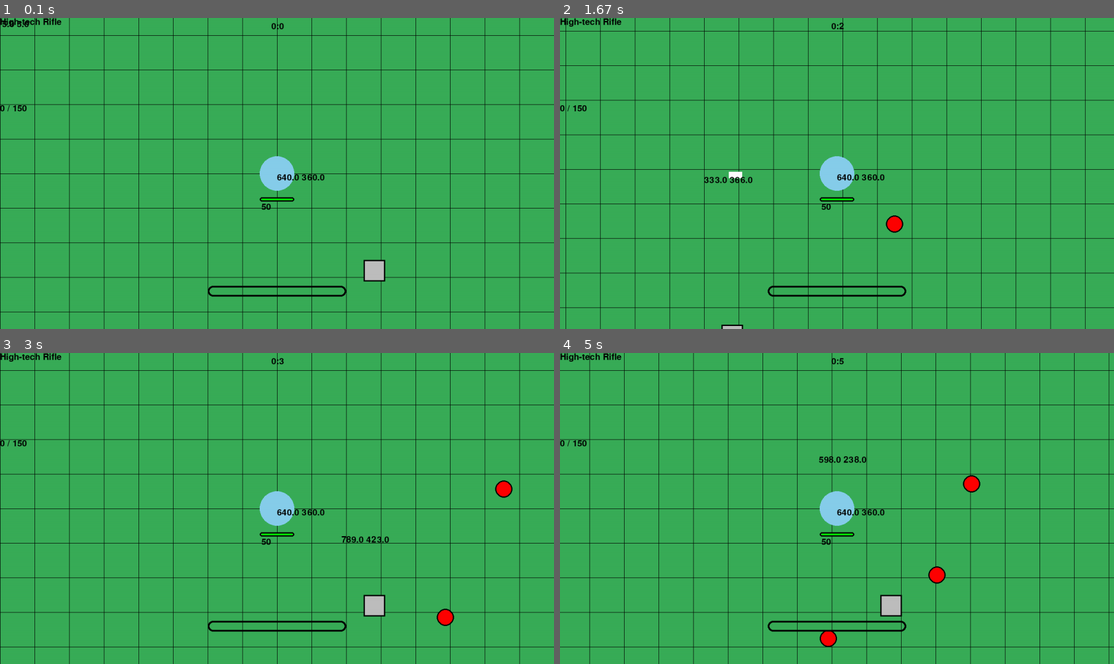
Above: before the commit, frames 1-4 (two rows, left to right).
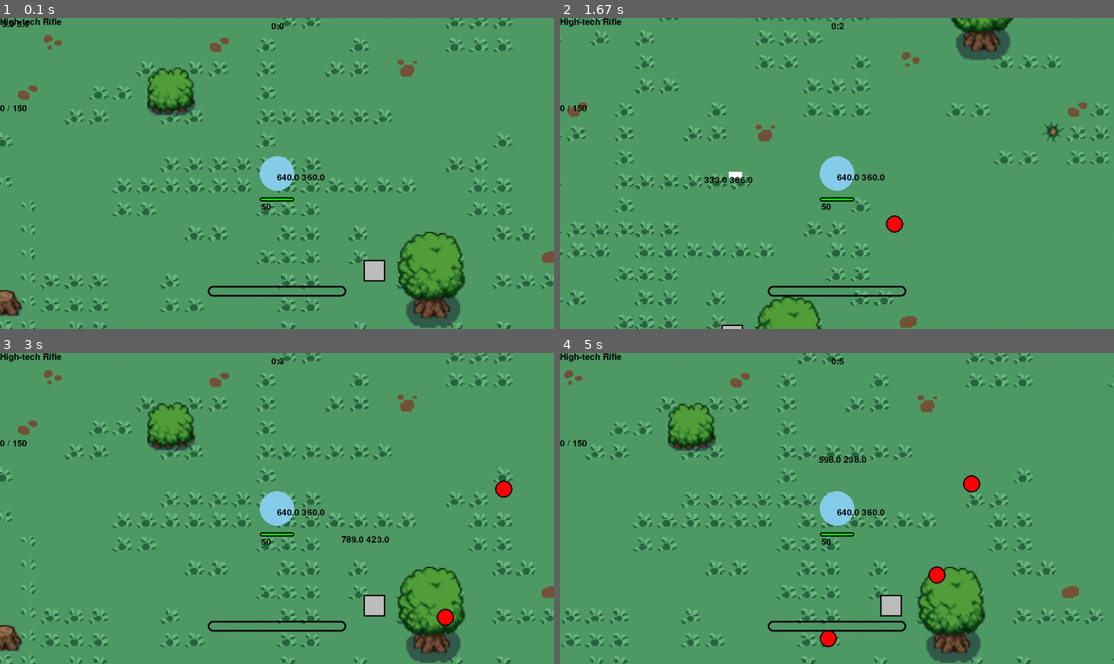
Above: after the commit, the same moments.

Repository: bOti234/roguelike-game-with-pygame-library
Game: pygame game, started from src/models/game.py
Same seed, same stepped clock (60 frames per second), same inputs: the game is played once before the commit and once after it.
Inputs (mouse positions are in pixels of both pictures, inside the frame that each line leads up to):
- Up to frame 1 (0.1 s): no input
- Up to frame 2 (1.67 s): hold D 0.33-0.8 s; move the mouse to (814, 185) at 0.37 s; hold W 0.83-1.13 s; move the mouse to (1014, 164) at 0.87 s; hold D 1.17-1.63 s; move the mouse to (704, 176) at 1.2 s
- Up to frame 3 (3 s): hold A 1.67-2.2 s; move the mouse to (105, 461) at 1.7 s; hold S 2.23-2.53 s; move the mouse to (360, 399) at 2.27 s; hold A 2.57-2.97 s; move the mouse to (343, 536) at 2.6 s
- Up to frame 4 (5 s): hold W 3-3.37 s; move the mouse to (848, 402) at 3.03 s; hold D 3.4-4.03 s; move the mouse to (637, 499) at 3.43 s; hold S 4.07-4.43 s; move the mouse to (842, 539) at 4.1 s; hold A 4.47-4.93 s; move the mouse to (820, 455) at 4.5 s; hold D from 4.97 s (still down)

The runs differ from the first frame. In frame 1, 19% of the frame differs, in the area x 0-100%, y 0-100%; in frame 2, 17%; in frame 3, 19%; in frame 4, 18%.

Commit message:
Update v1.2.0 -Changed map range to infinite. Removed borders and movement restrictions. -Added proper background that has clean cut edges. This way it seems like the background is infinite, because they are repeated next to each other. -Made the background follow the player, so wherever they go there's a background behind them. I also don't have to load a thousand images every time.

Diff:
--- a/src/models/game.py
+++ b/src/models/game.py
@@ -1,4 +1,5 @@
 import pygame
+import os
 import math
 import time
 import random
@@ -346,7 +347,9 @@
 	def gameRun(self, user: User):
 		pygame.init()
 		self.screen = pygame.display.set_mode((self.settings.screen_width, self.settings.screen_height), pygame.HWSURFACE)
+		pygame.display.set_caption("Epic roguelike game")
 		self.traspscreen = pygame.Surface((self.settings.screen_width, self.settings.screen_height), pygame.SRCALPHA)
+		self.getBackgroundImage()
 
 		clock = pygame.time.Clock()
 		running = True
@@ -434,38 +437,25 @@
 		pygame.draw.rect(self.screen, "yellow", exp_rect, 0, 20)
 		pygame.draw.rect(self.screen, "black", exp_rect_border, 4, 20)
 
+	def getBackgroundImage(self):
+		dirname = os.path.dirname(__file__)
+		filename_background = os.path.join(dirname, '../../media/images/background/')
+		image = pygame.image.load(filename_background + "/background_image.png").convert_alpha()
+		self.backgroundimage = pygame.transform.scale(image, (int(image.get_rect().width * 3), int(image.get_rect().height * 3)))
+
 	def drawBackground(self):
 		# fill the self.screen with a color to wipe away anything from last frame
 		self.screen.fill("#124a21")
 		self.traspscreen.fill((18, 74, 33, 0))
-		# Fill the smaller background surface within the self.screen boundaries
-		background_rect = pygame.Rect(
-			self.background.x - self.settings.screen_width,
-			self.background.y - self.settings.screen_height,
-			self.settings.game_size**2 * 2,
-			self.settings.game_size**2 * 2
-			)
-		# Fill the smaller background surface
-		pygame.draw.rect(self.screen, "#39ad58", background_rect)
-		# Draw background lines
-		for i in range(self.settings.game_size+1):
-			if i == 0 or i == self.settings.game_size:
-				w = 10
-			else:
-				w = 1
-			pygame.draw.line(
-				self.screen,
-				"black",
-				(self.background.x - self.settings.screen_width + i * self.settings.game_size * 2, self.background.y - self.settings.screen_height),
-				(self.background.x - self.settings.screen_width + i * self.settings.game_size * 2, self.background.y - self.settings.screen_height + self.settings.game_size**2 * 2),
-				w)    # Vertical lines
-
-			pygame.draw.line(
-				self.screen,
-				"black",
-				(self.background.x - self.settings.screen_width, self.background.y - self.settings.screen_height + i * self.settings.game_size * 2),
-				(self.background.x - self.settings.screen_width + self.settings.game_size**2 * 2, self.background.y - self.settings.screen_height + i * self.settings.game_size * 2),
-				w)    # Horizontal lines
+		image_rect = self.backgroundimage.get_rect()
+		steps_x = self.background.x // (image_rect.width)
+		steps_y = self.background.y // (image_rect.height)
+
+		self.screen.blit(self.backgroundimage, (self.background.x - image_rect.width * (1 + steps_x), self.background.y - image_rect.height * (1 + steps_y)))
+		self.screen.blit(self.backgroundimage, (self.background.x - image_rect.width * (1 + steps_x), self.background.y - image_rect.height * (0 + steps_y)))
+		self.screen.blit(self.backgroundimage, (self.background.x - image_rect.width * (0 + steps_x), self.background.y - image_rect.height * (1 + steps_y)))
+		self.screen.blit(self.backgroundimage, (self.background.x - image_rect.width * (0 + steps_x), self.background.y - image_rect.height * (0 + steps_y)))
+
 
 	def notTouchingBorder(self):
 		li = []
@@ -488,32 +478,32 @@
 	def checkKeysPressed(self):
 		keys = pygame.key.get_pressed()
 		gate = self.notTouchingBorder()   #TODO: CHECK WHAT HAPPENS WHEN >2 BUTTONS ARE PRESSED
-		if keys[pygame.K_w] and keys[pygame.K_a] and "up" not in gate and "left" not in gate:
+		if keys[pygame.K_w] and keys[pygame.K_a]:# and "up" not in gate and "left" not in gate:
 			self.background.y += self.settings.speed * self.dt / 2**(1/2)
 			self.background.x += self.settings.speed * self.dt / 2**(1/2)
 
-		elif keys[pygame.K_w] and keys[pygame.K_d] and "up" not in gate and "right" not in gate:
+		elif keys[pygame.K_w] and keys[pygame.K_d]:# and "up" not in gate and "right" not in gate:
 			self.background.y += self.settings.speed * self.dt / 2**(1/2)
 			self.background.x -= self.settings.speed * self.dt / 2**(1/2)
 
-		elif keys[pygame.K_w] and "up" not in gate:
+		elif keys[pygame.K_w]:# and "up" not in gate:
 			self.background.y += self.settings.speed * self.dt
 
-		elif keys[pygame.K_s] and keys[pygame.K_a] and "down" not in gate and "left" not in gate:
+		elif keys[pygame.K_s] and keys[pygame.K_a]:# and "down" not in gate and "left" not in gate:
 			self.background.y -= self.settings.speed * self.dt / 2**(1/2)
 			self.background.x += self.settings.speed * self.dt / 2**(1/2)
 
-		elif keys[pygame.K_s] and keys[pygame.K_d] and "down" not in gate and "right" not in gate:
+		elif keys[pygame.K_s] and keys[pygame.K_d]:# and "down" not in gate and "right" not in gate:
 			self.background.y -= self.settings.speed * self.dt / 2**(1/2)
 			self.background.x -= self.settings.speed * self.dt / 2**(1/2)
 
-		elif keys[pygame.K_s] and "down" not in gate:
+		elif keys[pygame.K_s]:# and "down" not in gate:
 			self.background.y -= self.settings.speed * self.dt
 
-		elif keys[pygame.K_a] and "left" not in gate:
+		elif keys[pygame.K_a]:# and "left" not in gate:
 			self.background.x += self.settings.speed * self.dt
 
-		elif keys[pygame.K_d] and "right" not in gate:
+		elif keys[pygame.K_d]:# and "right" not in gate:
 			self.background.x -= self.settings.speed * self.dt
 
 		if keys[pygame.K_ESCAPE]:
--- a/src/models/gameobject.py
+++ b/src/models/gameobject.py
@@ -23,32 +23,32 @@
 		keys = pygame.key.get_pressed()
 		#TODO: CHECK WHAT HAPPENS WHEN >2 BUTTONS ARE PRESSED
 
-		if keys[pygame.K_w] and keys[pygame.K_a] and "up" not in gate and "left" not in gate:
+		if keys[pygame.K_w] and keys[pygame.K_a]:# and "up" not in gate and "left" not in gate:
 			self.position.y += speed * dt / 2**(1/2) * rate
 			self.position.x += speed * dt / 2**(1/2) * rate
 
-		elif keys[pygame.K_w] and keys[pygame.K_d] and "up" not in gate and "right" not in gate:
+		elif keys[pygame.K_w] and keys[pygame.K_d]:# and "up" not in gate and "right" not in gate:
 			self.position.y += speed * dt / 2**(1/2) * rate
 			self.position.x -= speed * dt / 2**(1/2) * rate
 
-		elif keys[pygame.K_w] and "up" not in gate:
+		elif keys[pygame.K_w]:# and "up" not in gate:
 			self.position.y += speed * dt * rate
 
-		elif keys[pygame.K_s] and keys[pygame.K_a] and "down" not in gate and "left" not in gate:
+		elif keys[pygame.K_s] and keys[pygame.K_a]:# and "down" not in gate and "left" not in gate:
 			self.position.y -= speed * dt / 2**(1/2) * rate
 			self.position.x += speed * dt / 2**(1/2) * rate
 
-		elif keys[pygame.K_s] and keys[pygame.K_d] and "down" not in gate and "right" not in gate:
+		elif keys[pygame.K_s] and keys[pygame.K_d]:# and "down" not in gate and "right" not in gate:
 			self.position.y -= speed * dt / 2**(1/2) * rate
 			self.position.x -= speed * dt / 2**(1/2) * rate
 
-		elif keys[pygame.K_s] and "down" not in gate:
+		elif keys[pygame.K_s]:# and "down" not in gate:
 			self.position.y -= speed * dt * rate
 
-		elif keys[pygame.K_a] and "left" not in gate:
+		elif keys[pygame.K_a]:# and "left" not in gate:
 			self.position.x += speed * dt * rate
 
-		elif keys[pygame.K_d] and "right" not in gate:
+		elif keys[pygame.K_d]:# and "right" not in gate:
 			self.position.x -= speed * dt * rate
 		self.rect = pygame.Rect(self.position.x, self.position.y, self.width, self.height)
 
Not shown, changed: README.md
Binary file added: media/images/background/background_image.png
